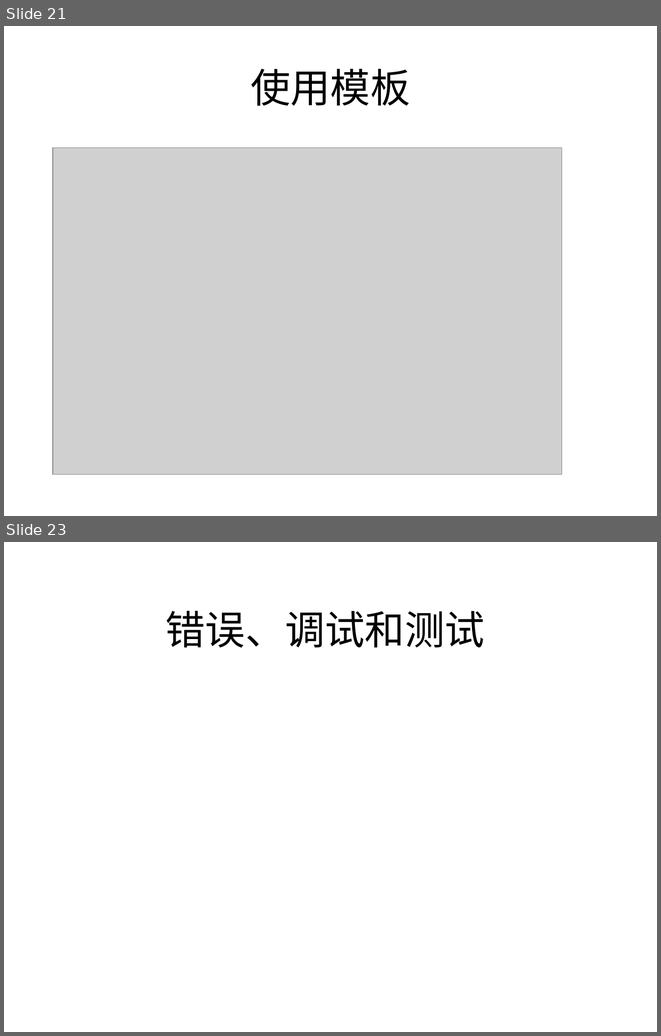
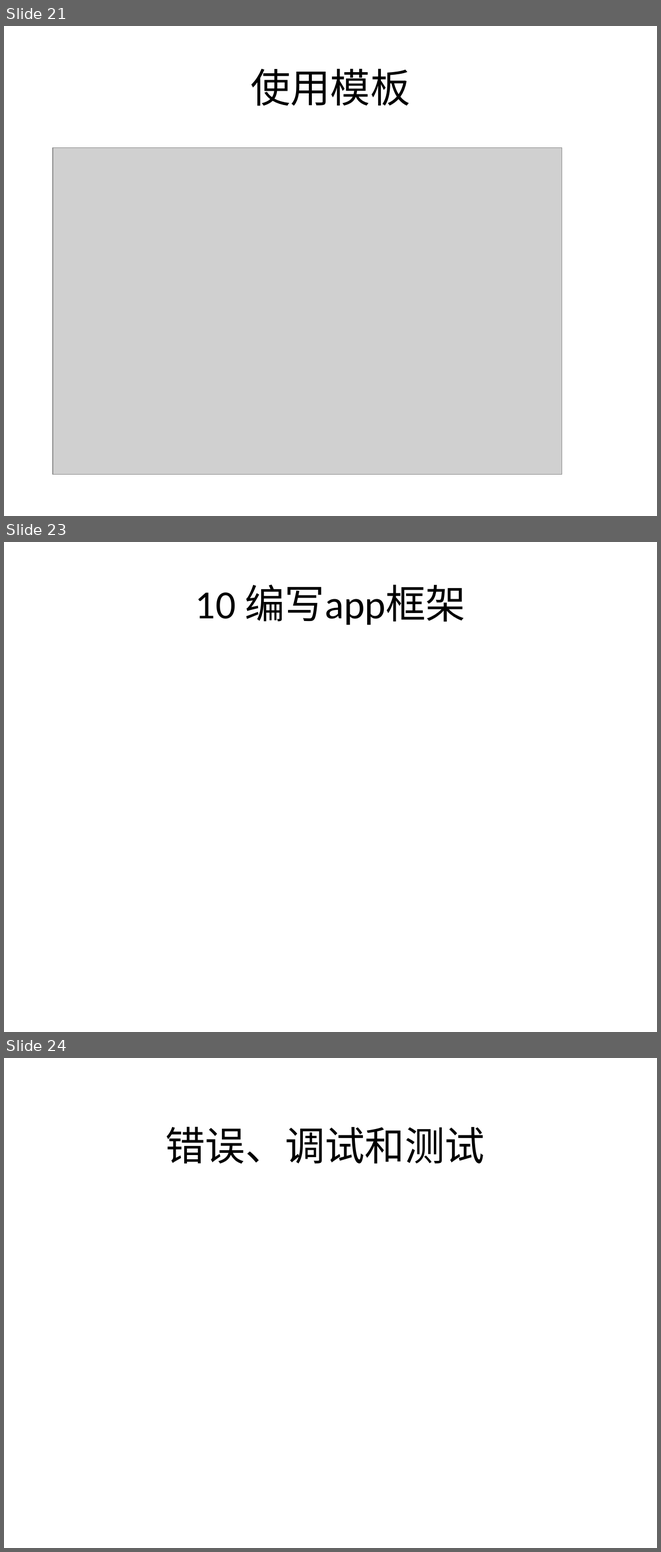
Before and after one commit to zhinan18/Python3, a slide deck: readme/python3_Advanced.pptx. Shown one above the other, each under a label of ours: slides 21 and 23 before the commit, slides 21, 23 and 24 after it; the slides between them are not shown. The pictures are 661x1036 and 661x1552 pixels, drawn with LibreOffice and Linux fonts; fonts in the diff are those of the drawing; grey boxes stand for pictures. Boxes give left, top, right and bottom in pixels: in the first picture for what was removed or moved away, otherwise in the second. Text is boxed around its words. In the diff, an @@ line names an element or a change of style, - is before the commit and + after.

```diff
--- a/readme/python3_Advanced.pptx
+++ b/readme/python3_Advanced.pptx
@@ slide 23 added at [4,542,657,1032], background #FFFFFF @@
@@ title added at [195,584,466,625], 44 pt, text #000000 @@
+10 编写app框架
@@ what was slide 23 is now slide 24 @@
```
Also in this commit, not shown: 1 other slide added, 1 slide removed, 5 other files.
